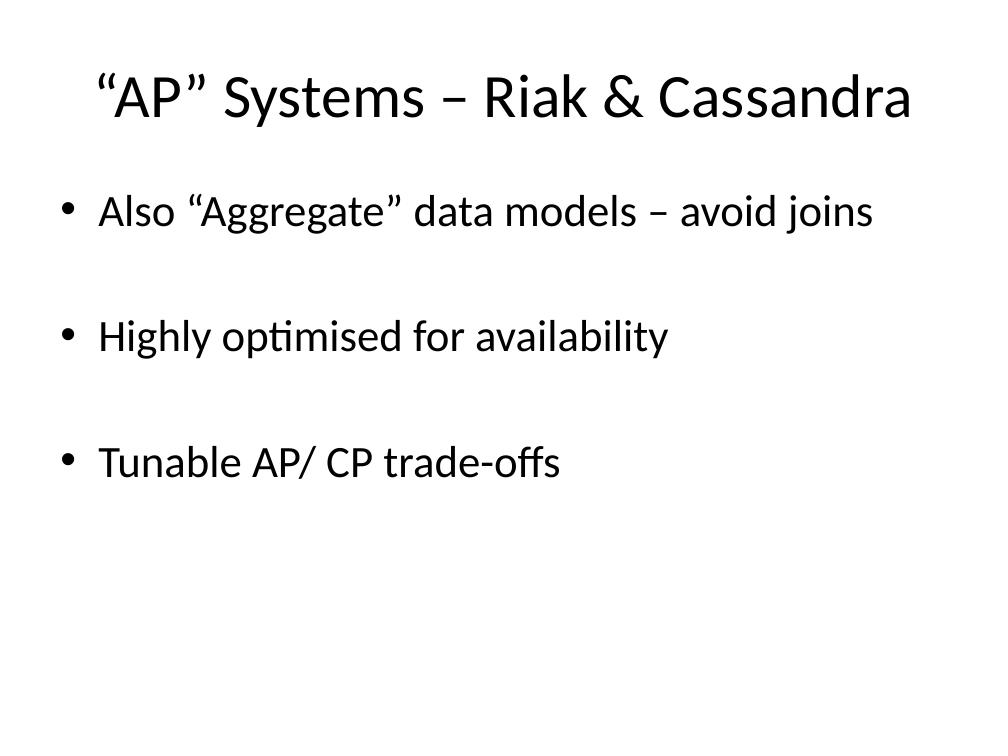
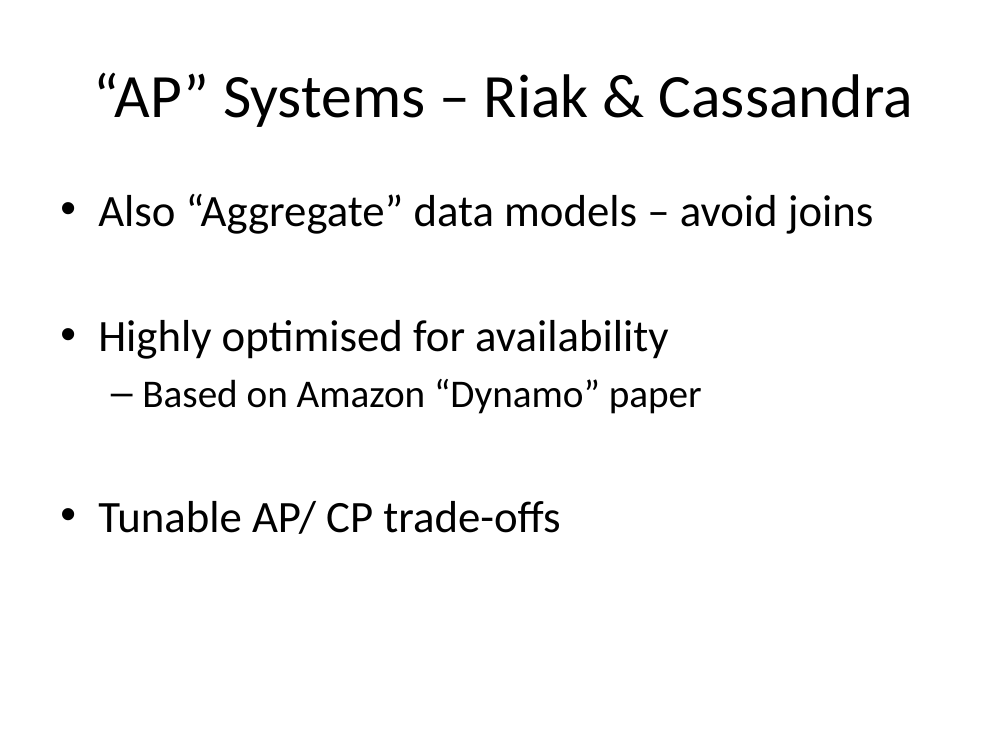
Before and after one commit to alexdgarland/database-demos, a slide deck: slide 34 of Slides/Not Only SQL - Picking A Database for DotNET.pptx. Drawn at 1008x756 pixels with LibreOffice and Linux fonts; fonts in the diff are those of the drawing. Boxes give left, top, right and bottom in pixels: in the first picture for what was removed or moved away, otherwise in the second. Text is boxed around its words. In the diff, an @@ line names an element or a change of style, - is before the commit and + after.

```diff
--- a/Slides/Not Only SQL - Picking A Database for DotNET.pptx
+++ b/Slides/Not Only SQL - Picking A Database for DotNET.pptx
@@ text at [142, 379, 702, 414]: paragraph added @@
+  – Based on Amazon “Dynamo” paper
```
Also in this commit, not shown: 4 other slides changed.
